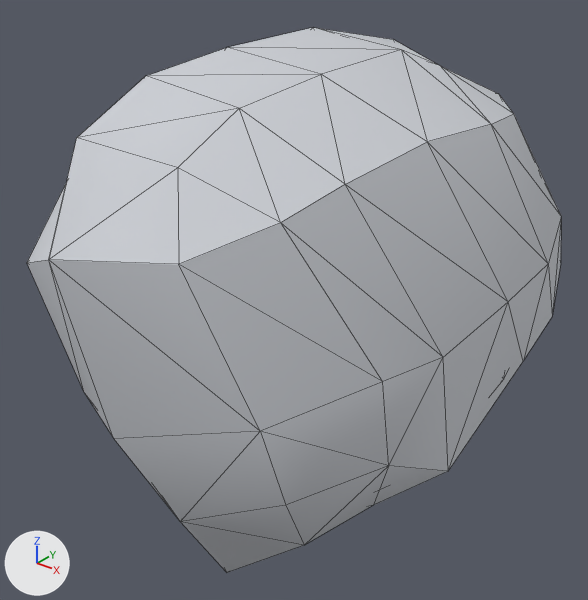
An edit to the glTF model client/public/models/armour/helm_hood.glb, drawn before and after from the same camera.
Camera for both pictures: a 50 mm lens placed at (1.084, -3.824, 0.865), pointed at (-0.03, -2.431, 0.001). The lights are fixed; the arrows at lower left show +X, +Y and +Z. The first picture is the older version. Mesh edges are drawn as thin lines. Vertices at exactly the same position are counted once.

Names of what the first picture shows: 'Head'.
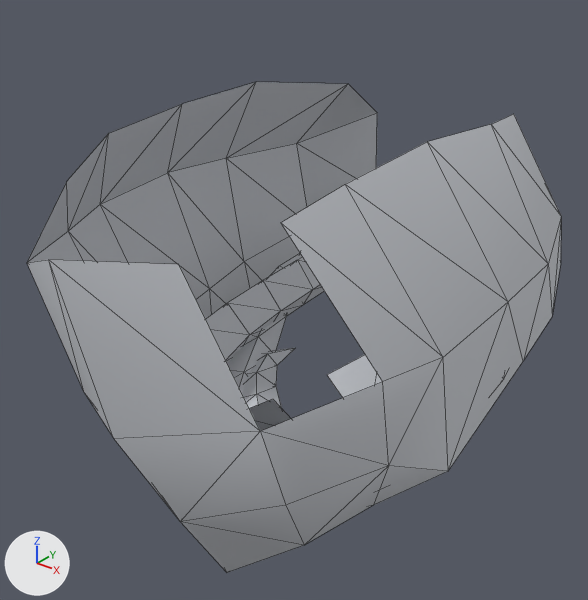
Boxes (x1, y1, x2, y2) around the edits, measured in the pictures (588 x 600 px):
'Head', reshaped (10% shorter): before (27, 28, 561, 572); after (27, 82, 561, 572)
part 1 of me_head, deleted: before (27, 28, 513, 431)

Patch to the scene script:
```diff
--- a/client/public/models/armour/helm_hood.glb.py
+++ b/client/public/models/armour/helm_hood.glb.py
@@ me_head @@
 # used by ob_head; location = (0.0, 0.0, 0.0)
-me_head.from_pydata(...)  # 320 vertices, 576 faces; spans x -0.499..0.499, y -3.035..-1.683, z -0.442..0.597
+me_head.from_pydata(...)  # 307 vertices, 524 faces; spans x -0.499..0.499, y -3.035..-1.711, z -0.442..0.449
+# me_head part 1
+# 13 vertices are removed from x -0.189..0.134, y -2.903..-1.683, z -0.004..0.597
+# 52 faces are deleted
 me_head.materials.append(mat_steel)
```
